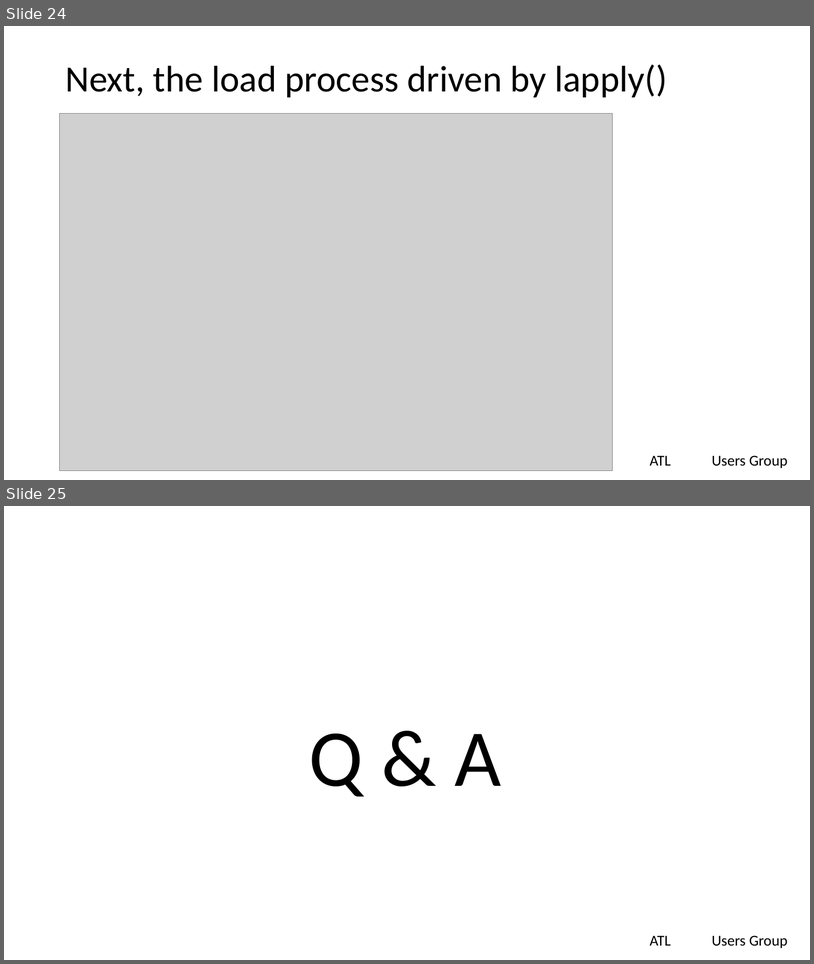
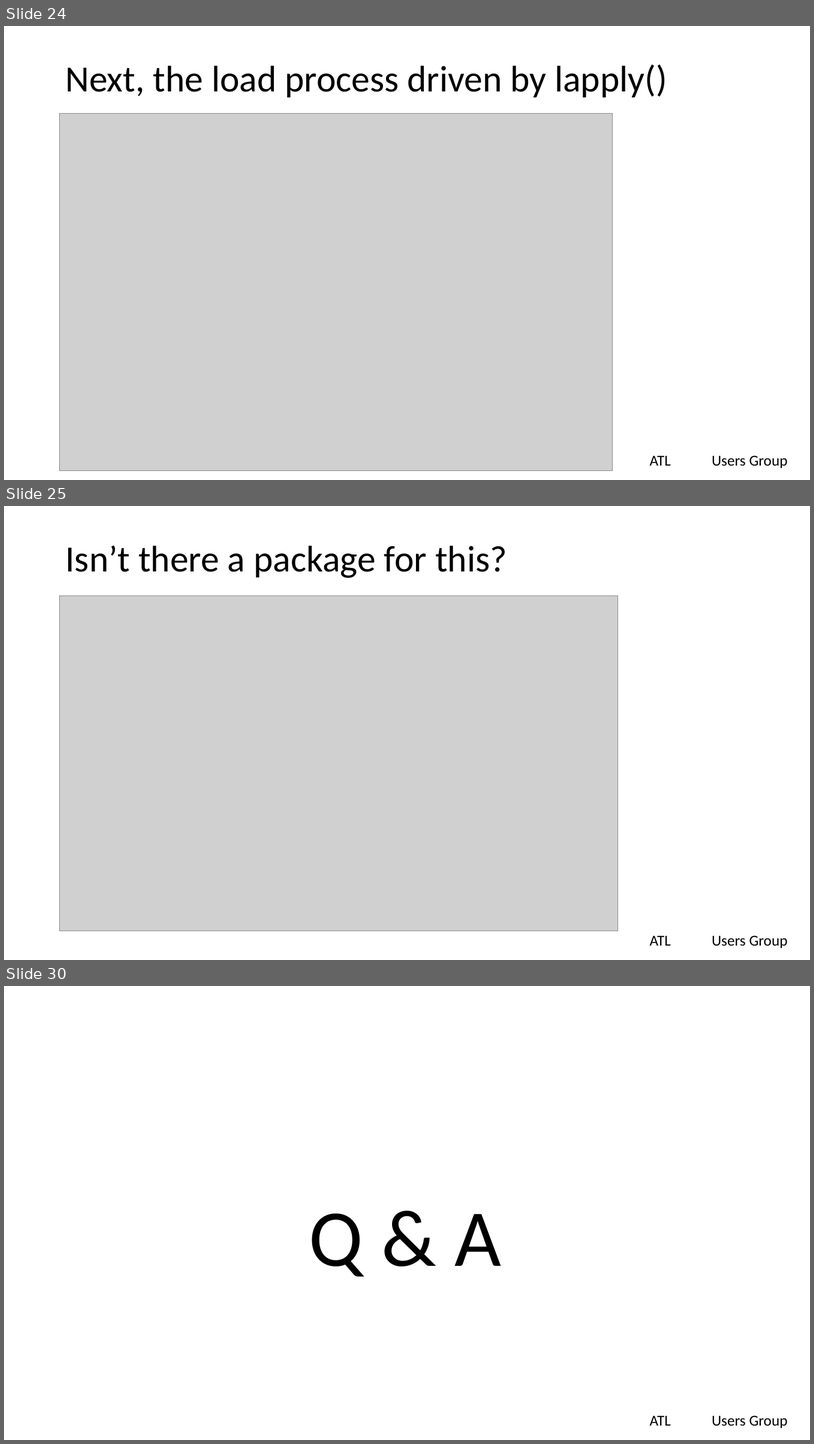
Before and after one commit to lgreski/readingFilesInR, a slide deck: presentation/readingFixedFilesInR.pptx. Shown one above the other, each under a label of ours: slides 24 and 25 before the commit, slides 24, 25 and 30 after it; the slides between them are not shown. The pictures are 814x964 and 814x1444 pixels, drawn with LibreOffice and Linux fonts; fonts in the diff are those of the drawing; grey boxes stand for pictures; background and template pictures are left out. Boxes give left, top, right and bottom in pixels: in the first picture for what was removed or moved away, otherwise in the second. Text is boxed around its words. In the diff, an @@ line names an element or a change of style, - is before the commit and + after.

```diff
--- a/presentation/readingFixedFilesInR.pptx
+++ b/presentation/readingFixedFilesInR.pptx
@@ slide 25 added at [4,506,810,960], background #FFFFFF; not listed: 2 template elements that a slide beside it also shows @@
@@ title added at [65,546,507,578], 44 pt, text #000000 @@
+Isn’t there a package for this?
@@ picture added at [60,595,618,931] @@
@@ what was slide 25 is now slide 30 @@
```
Also in this commit, not shown: 1 slide changed, 4 other slides added.
